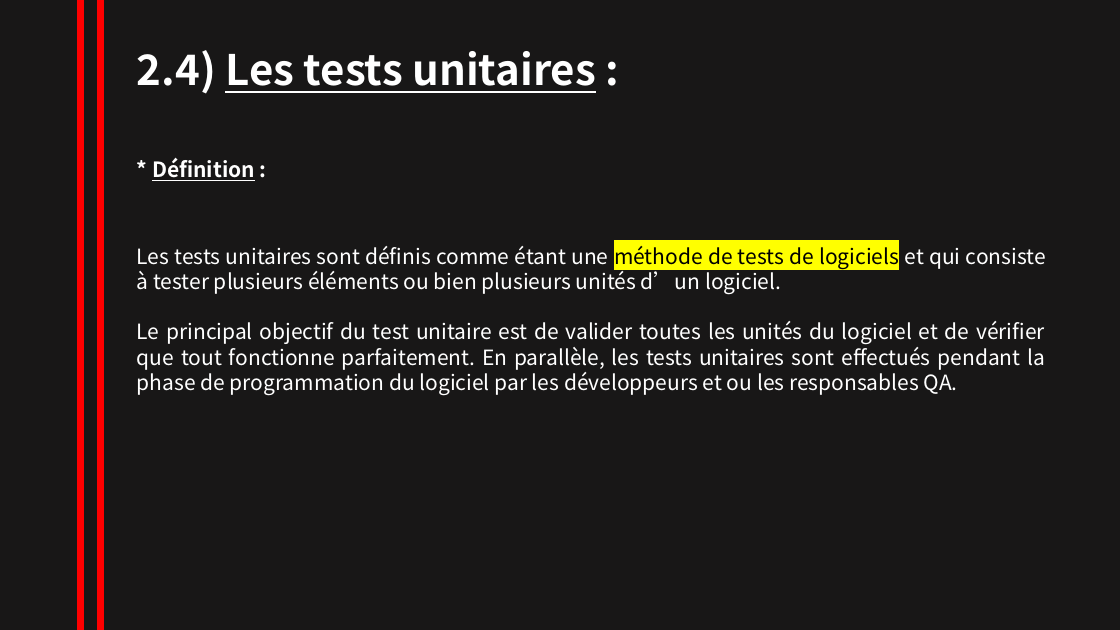
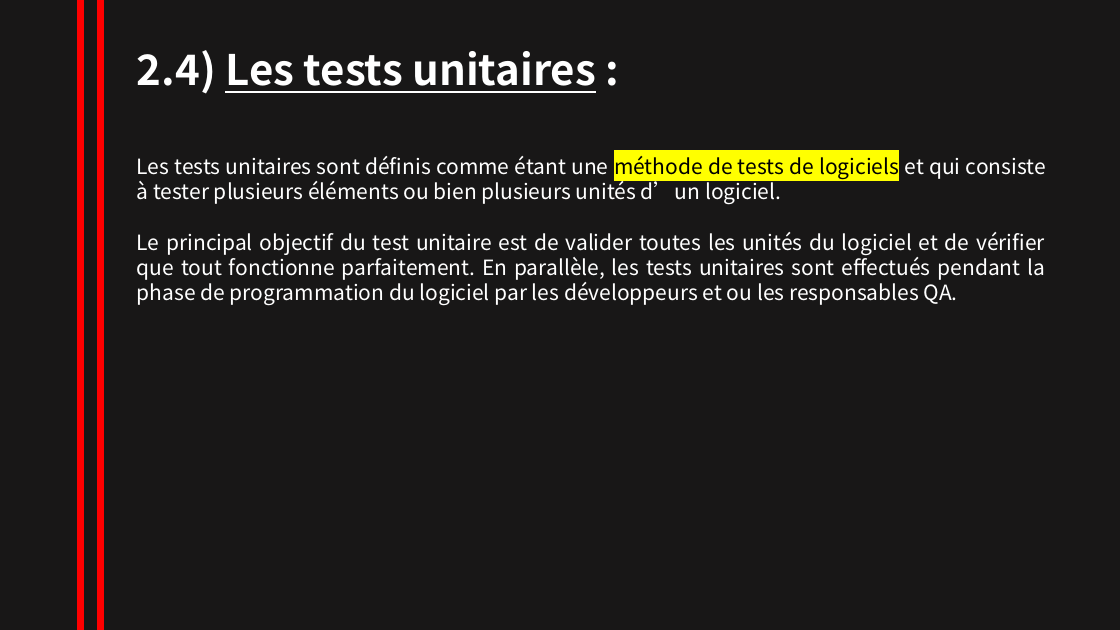
Before and after one commit to NesrineZitouni11/nesrine_zitouni, a slide deck: slide 14 of TRAVAUX/powerpointRevisionISTQB.pptx. Drawn at 1120x630 pixels with LibreOffice and Linux fonts; fonts in the diff are those of the drawing. Boxes give left, top, right and bottom in pixels: in the first picture for what was removed or moved away, otherwise in the second. Text is boxed around its words. In the diff, an @@ line names an element or a change of style, - is before the commit and + after.

```diff
--- a/TRAVAUX/powerpointRevisionISTQB.pptx
+++ b/TRAVAUX/powerpointRevisionISTQB.pptx
@@ text "Les tests unitaires sont définis ...": place and size @@
-text "Les tests unitaires sont définis ..." at (137,246,1046,395)
+text "Les tests unitaires sont définis ..." at (137,156,1046,305)
@@ text removed at (152,158,255,181) @@
-* Définition :
```
Also in this commit, not shown: 11 other slides changed, 6 slides added, 1 slide removed.
